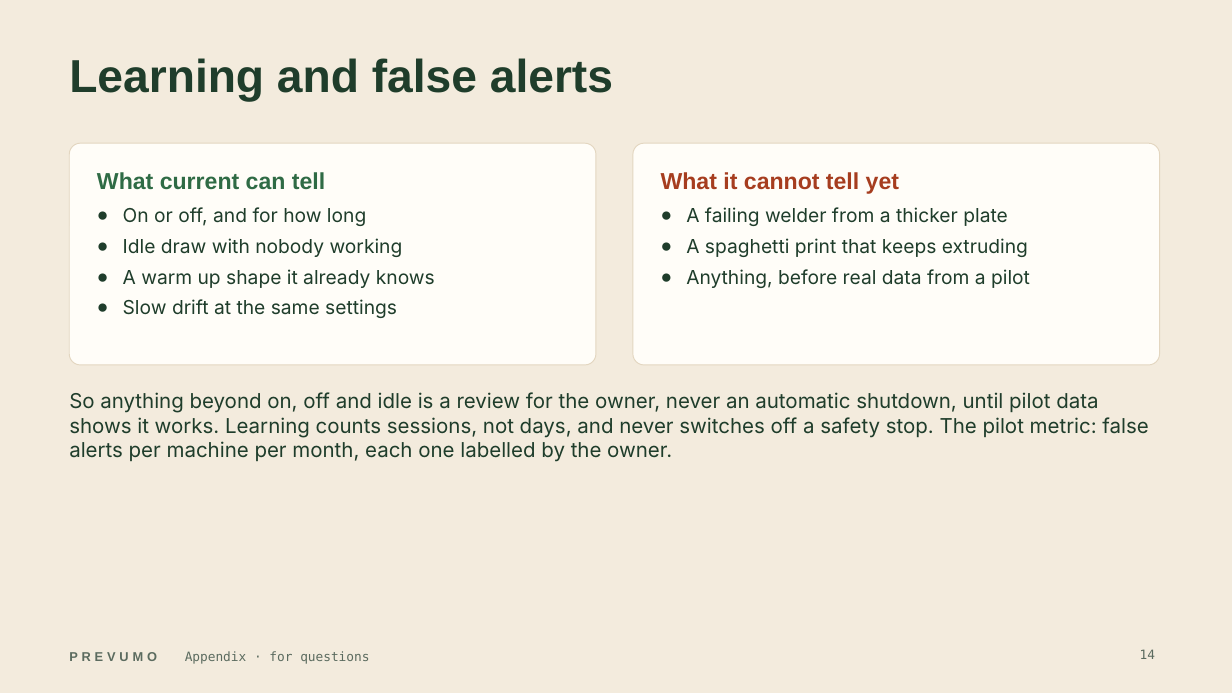
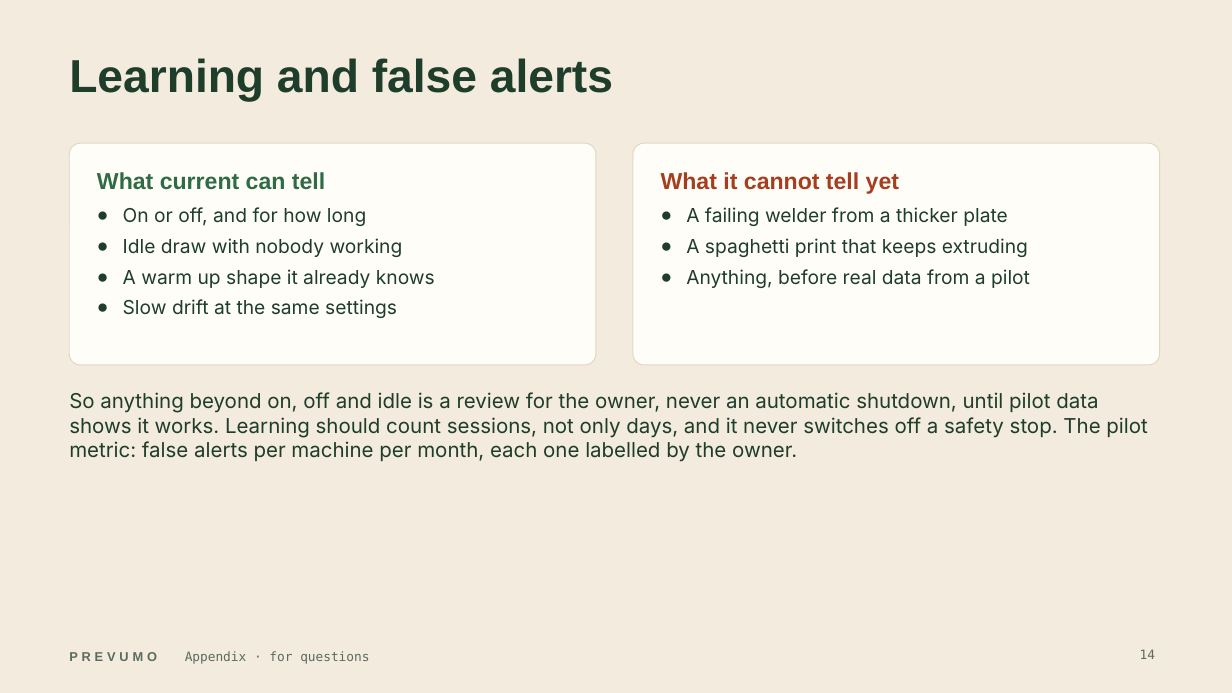
Before and after one commit to WAHB22/wahbs-world, a slide deck: slide 14 of prevumo/deliverables/final/PREVUMO-final.pptx. Drawn at 1232x693 pixels with LibreOffice and Linux fonts; fonts in the diff are those of the drawing. Boxes give left, top, right and bottom in pixels: in the first picture for what was removed or moved away, otherwise in the second. Text is boxed around its words. In the diff, an @@ line names an element or a change of style, - is before the commit and + after.

```diff
--- a/prevumo/deliverables/final/PREVUMO-final.pptx
+++ b/prevumo/deliverables/final/PREVUMO-final.pptx
@@ text at box(69, 392, 1147, 462): text changed @@
-So anything beyond on, off and idle is a review for the owner, never an automatic shutdown, until pilot data shows it works. Learning counts sessions, not days, and never switches off a safety stop. The pilot metric: false alerts per machine per month, each one labelled by the owner.
+So anything beyond on, off and idle is a review for the owner, never an automatic shutdown, until pilot data shows it works. Learning should count sessions, not only days, and it never switches off a safety stop. The pilot metric: false alerts per machine per month, each one labelled by the owner.
```
Also in this commit, not shown: 9 other slides changed, 17 other files.
